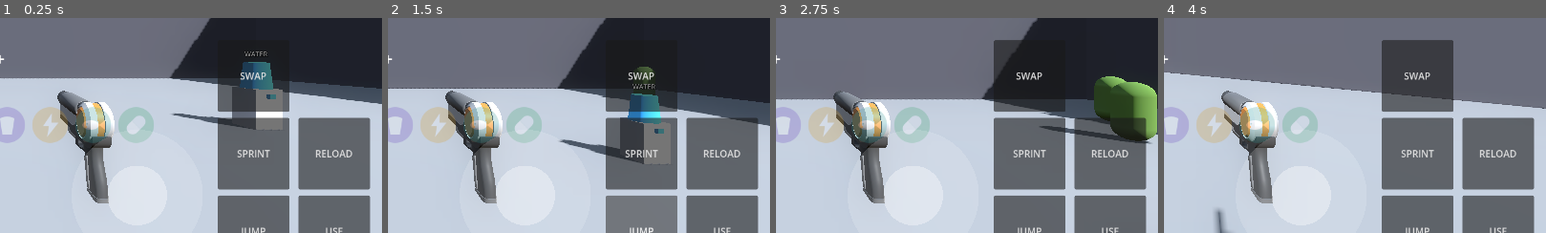
Above: before the commit, frames 1-4 (left to right).
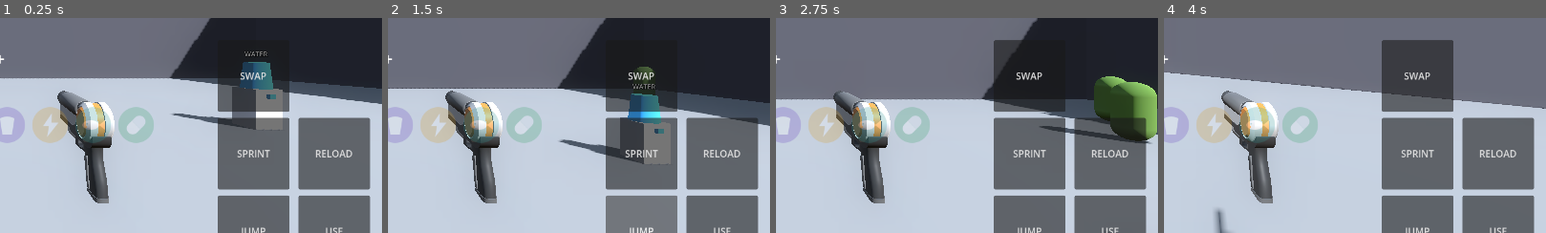
Above: after the commit, the same moments.

Repository: nateomach1-debug/jacked-undead
Game: Godot game, scene res://scenes/main/main.tscn
Two runs of this game, one before a commit and one after it. Both use one fixed random seed, a clock stepped at 60 frames per second and the inputs below.
Inputs (mouse positions are % of the whole screen's width and height, from its top left):
- Up to frame 1 (0.25 s): no input
- Up to frame 2 (1.5 s): click "USE" at 0.5 s; click "JUMP" at 1.25 s
- Up to frame 3 (2.75 s): move the mouse to (55, 50) at 2.02 s; press the mouse at (55, 50) at 2.03 s; hold W (move_forward) from 2.03 s (still down); tap Space (jump) at 2.27 s
- Up to frame 4 (4 s): keep holding W (move_forward); move the mouse to (45, 50) at 2.77 s; release the mouse at (45, 50) at 2.78 s; tap F (interact) at 2.85 s; tap Space (jump) at 3.02 s; click (45, 50) at 3.05 s; move the mouse to (52, 48) at 3.52 s; press the mouse at (52, 48) at 3.53 s
The pictures show only the part of the screen within x 50-100%, y 41-91%; the shares and areas given below are measured in that part.

The runs differ from the first frame. In frame 1, 4.5% of the frame differs, in the area x 22-44%, y 55-97%; in frame 2, 4.5%; in frame 3, 4.5%; in frame 4, 4.4%.

Commit message:
Remove ShootStick node from touch_controls.tscn
Removed ShootStick node and its properties from the scene.

Diff:
--- a/scenes/main/touch_controls.tscn
+++ b/scenes/main/touch_controls.tscn
@@ -22,20 +22,6 @@
 script = ExtResource("3")
 base_radius = 130.0
 knob_radius = 55.0
-
-[node name="ShootStick" type="Control" parent="."]
-anchor_left = 1.0
-anchor_top = 1.0
-anchor_right = 1.0
-anchor_bottom = 1.0
-offset_left = -530.0
-offset_top = -250.0
-offset_right = -290.0
-offset_bottom = -10.0
-script = ExtResource("3")
-base_radius = 110.0
-knob_radius = 50.0
-fire_action = "shoot"
 
 [node name="Cluster" type="Control" parent="."]
 anchor_left = 1.0
